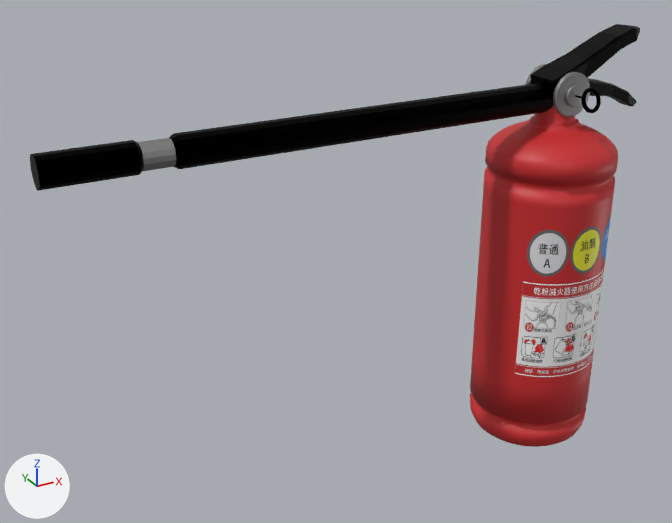
The FBX model Assets/Models/FireTruck/Fire_extinguisher_02/Fire_extinguisher_02.FBX as it was, and as the next commit left it.
Camera for both pictures: a 50 mm camera at (-11.32, -14.44, 11.21) aimed at (-3.24, 0.25, 3.87). Every picture has the same lights, and +X, +Y and +Z are marked at lower left. Where no turn or scale is listed for an object, it has been applied to the vertices.

Names of what the first picture shows: 'Fire_extinguisher_body', 'Fire_extinguisher_down', 'Fire_extinguisher_up', 'pipe'.
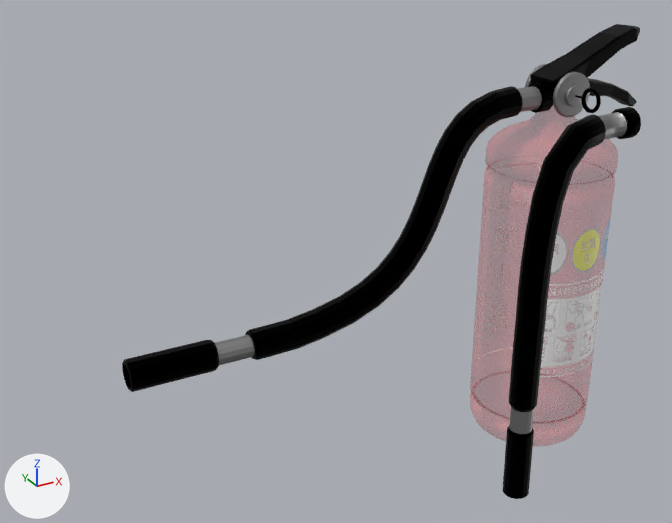
The newer file is also turned or shifted as a whole; pictures and numbers use the older file's frame.

Diff of the bpy script that builds the scene:
```diff
--- a/Assets/Models/FireTruck/Fire_extinguisher_02/Fire_extinguisher_02.FBX.py
+++ b/Assets/Models/FireTruck/Fire_extinguisher_02/Fire_extinguisher_02.FBX.py
@@ img_fire_png @@
-img_fire_png = load_image('fire.png', 'fire.png', 1024, 1024, 'sRGB')
+img_fire_png = load_image('fire.png', 'fire.png', 1024, 1024, 'Non-Color')
@@ mat_material_003 @@
 n0 = _N.new('ShaderNodeBsdfPrincipled'); n0.name = 'Principled BSDF'
 n2.image = img_fire_png
+n3 = _N.new('ShaderNodeTexImage'); n3.name = 'Image Texture.001'
+n3.image = img_fire_png
 _L.new(n2.outputs[0], n0.inputs[0])  # 'Color' to 'Base Color'
 _L.new(n0.outputs[0], n1.inputs[0])  # 'BSDF' to 'Surface'
+_L.new(n3.outputs[0], n0.inputs[4])  # 'Color' to 'Alpha'
@@ mat_body_001 @@
+mat_body_001 = principled_material('body.001')
+mat_body_001.base_color = (0.342, 0.342, 0.342)  # grey #9e9e9e
+mat_body_001.metallic = 1.0
@@ mat_body_010 @@
+mat_body_010 = principled_material('body.010')
+mat_body_010.base_color = (0.342, 0.342, 0.342)  # grey #9e9e9e
+mat_body_010.metallic = 1.0
@@ mat_weel_010 @@
+mat_weel_010 = principled_material('weel.010')
+mat_weel_010.base_color = (0.0, 0.0, 0.0)  # black #000000
+mat_weel_010.metallic = 1.0
@@ me_beziercurve_001 @@
+me_beziercurve_001.from_pydata(...)  # 1428 vertices, 1428 faces; spans x -4.95..4.26, y -0.3..0.3, z -1.78..2.85
+# faces by material slot: [1148, 280]
+me_beziercurve_001.materials.append(mat_weel)  # black #000000
+me_beziercurve_001.materials.append(mat_body_001)  # grey #9e9e9e
@@ me_mesh_010 @@
+me_mesh_010.from_pydata(...)  # 368 vertices, 354 faces; spans x 0.06..2.31, y -0.28..0.28, z -4.57..3.33
+# faces by material slot: [322, 32]
+me_mesh_010.materials.append(mat_weel_010)  # black #000000
+me_mesh_010.materials.append(mat_body_010)  # grey #9e9e9e
@@ ob_pipe @@
-ob_pipe = bpy.data.objects.new('pipe', me_mesh_003)
-ob_pipe.location = (-3.49, 0.12, 6.6)
@@ ob_fire_extinguisher_hose @@
+ob_fire_extinguisher_hose = bpy.data.objects.new('Fire_extinguisher_hose', me_beziercurve_001)
+ob_fire_extinguisher_hose.location = (-2.65, 0.12, 4.05)
@@ ob_pipe_002 @@
+ob_pipe_002 = bpy.data.objects.new('pipe.002', me_mesh_010)
+ob_pipe_002.location = (-0.76, -2.32, 3.6)
```

What differs and where, as boxes (x1, y1, x2, y2) in the pictures (672 x 523 px):
'Fire_extinguisher_body', surface changed
    both: (470, 82, 618, 447)
'pipe', deleted (black)
    before: (30, 83, 553, 191)
    faces in mat_weel (black #000000): (30, 83, 553, 191)
    faces in mat_body (grey #9e9e9e): (137, 138, 176, 171)
'Fire_extinguisher_hose', added (black)
    after: (122, 82, 553, 392)
    faces in mat_weel (black #000000): (122, 82, 553, 392)
    faces in mat_body_001 (grey #9e9e9e): (215, 86, 542, 365)
'pipe.002', added (black)
    after: (503, 107, 641, 499)
    faces in mat_weel_010 (black #000000): (503, 107, 641, 499)
    faces in mat_body_010 (grey #9e9e9e): (509, 112, 627, 434)
